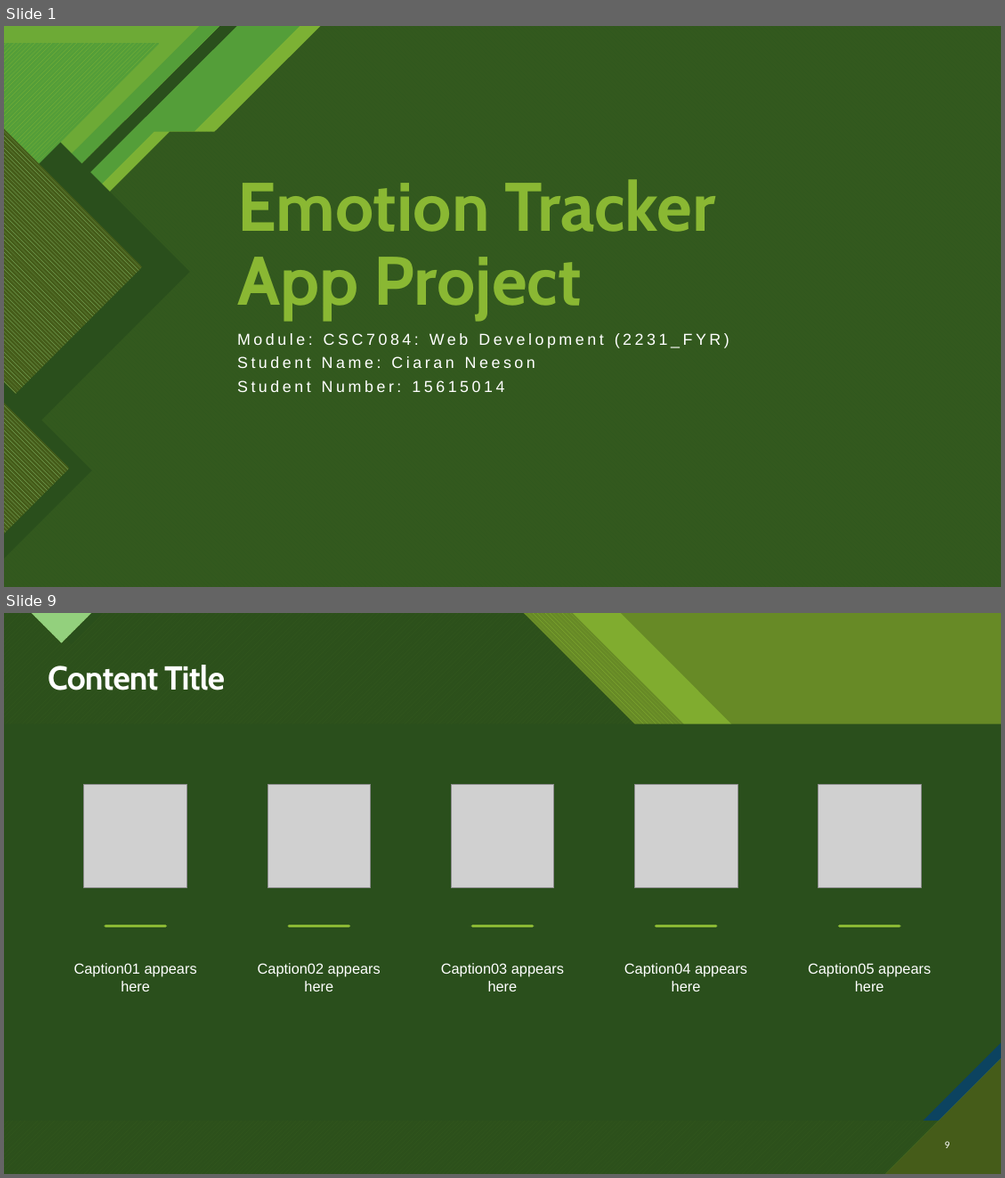
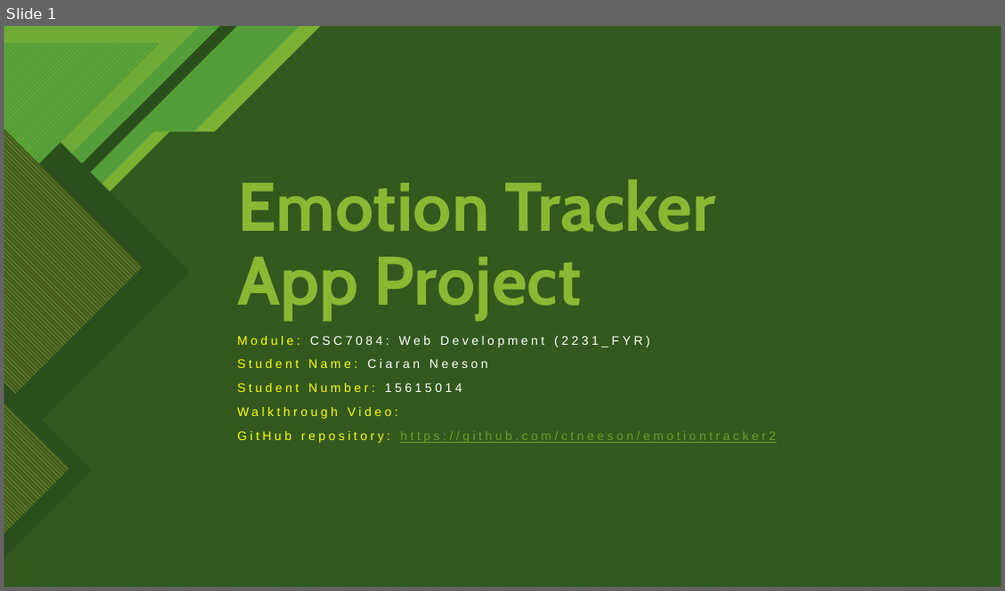
Before and after one commit to ctneeson/emotiontracker2, a slide deck: Emotion Tracker App Project.pptx. Shown one above the other, each under a label of ours: slides 1 and 9 before the commit, slide 1 after it; the slides between them are not shown. The pictures are 1005x1178 and 1005x591 pixels, drawn with LibreOffice and Linux fonts; fonts in the diff are those of the drawing; grey boxes stand for pictures. Boxes give left, top, right and bottom in pixels: in the first picture for what was removed or moved away, otherwise in the second. Text is boxed around its words. In the diff, an @@ line names an element or a change of style, - is before the commit and + after.

```diff
--- a/Emotion Tracker App Project.pptx
+++ b/Emotion Tracker App Project.pptx
@@ slide 9 removed at [4,613,1001,1174], background #8AB833; not listed: 12 template elements that a slide beside it also shows @@
@@ rectangle removed at [4,613,1001,1174] @@
@@ rectangle removed at [4,613,1001,1174] @@
@@ freeform shape removed at [4,613,1001,1174] @@
@@ freeform shape removed at [4,613,1001,1174] @@
@@ freeform shape removed at [4,613,1001,1174] @@
@@ title removed at [48,665,225,690] @@
-Content Title
@@ snip rect removed at [4,723,1001,1120] @@
@@ picture removed at [84,784,187,887] @@
@@ picture removed at [267,784,371,887] @@
@@ picture removed at [451,784,554,887] @@
@@ picture removed at [634,784,737,887] @@
@@ picture removed at [818,784,922,887] @@
@@ line removed from (105, 925) to (165, 925) @@
@@ line removed from (289, 925) to (348, 925) @@
@@ line removed from (473, 925) to (533, 925) @@
@@ line removed from (656, 925) to (716, 925) @@
@@ line removed from (840, 925) to (899, 925) @@
@@ text removed at [74,963,197,991] @@
-Caption01 appears here
@@ text removed at [258,963,380,991] @@
-Caption02 appears here
@@ text removed at [441,963,564,991] @@
-Caption03 appears here
@@ text removed at [624,963,747,991] @@
-Caption04 appears here
@@ text removed at [808,963,930,991] @@
-Caption05 appears here
@@ page number removed at [945,1141,950,1148] @@
-9
@@ slide 1 changed as well @@
@@ subtitle at [237,336,650,392]: size 15.3 to 12 pt in "Module: CSC7084: Web Development (2231_FYR)", "Student Name: Ciaran Neeson", "Student Number: 15615014"; text colour #FFFFFF to #FFFF00 in "Module:", "Student Name:", "Student Number:"; line spacing 0.7 to 0.9 @@
@@ subtitle at [237,407,776,443]: paragraphs added @@
+Walkthrough Video:
+GitHub repository: https://github.com/ctneeson/emotiontracker2
```
Also in this commit, not shown: 2 other slides changed, 7 slides added, 13 other slides removed.
